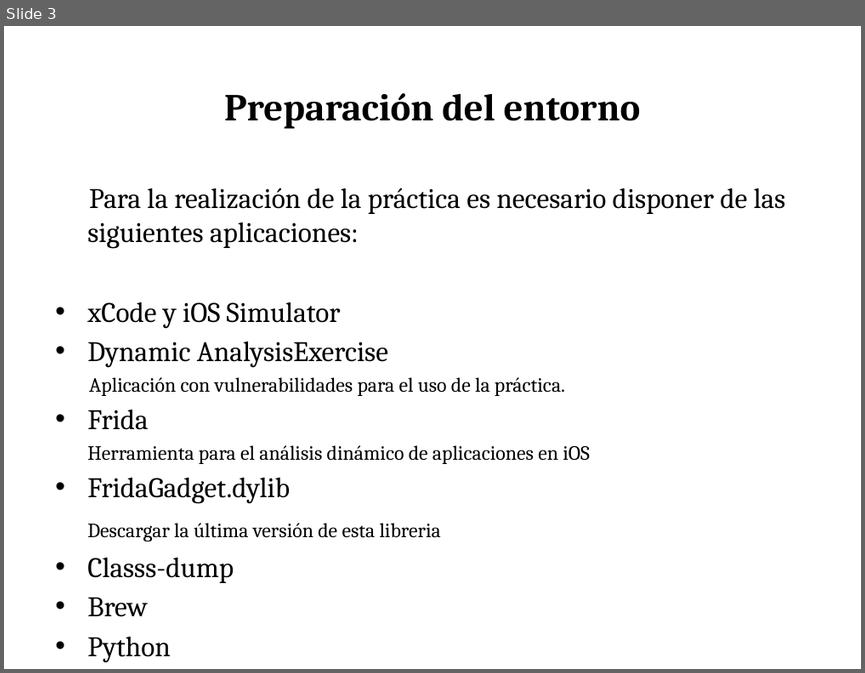
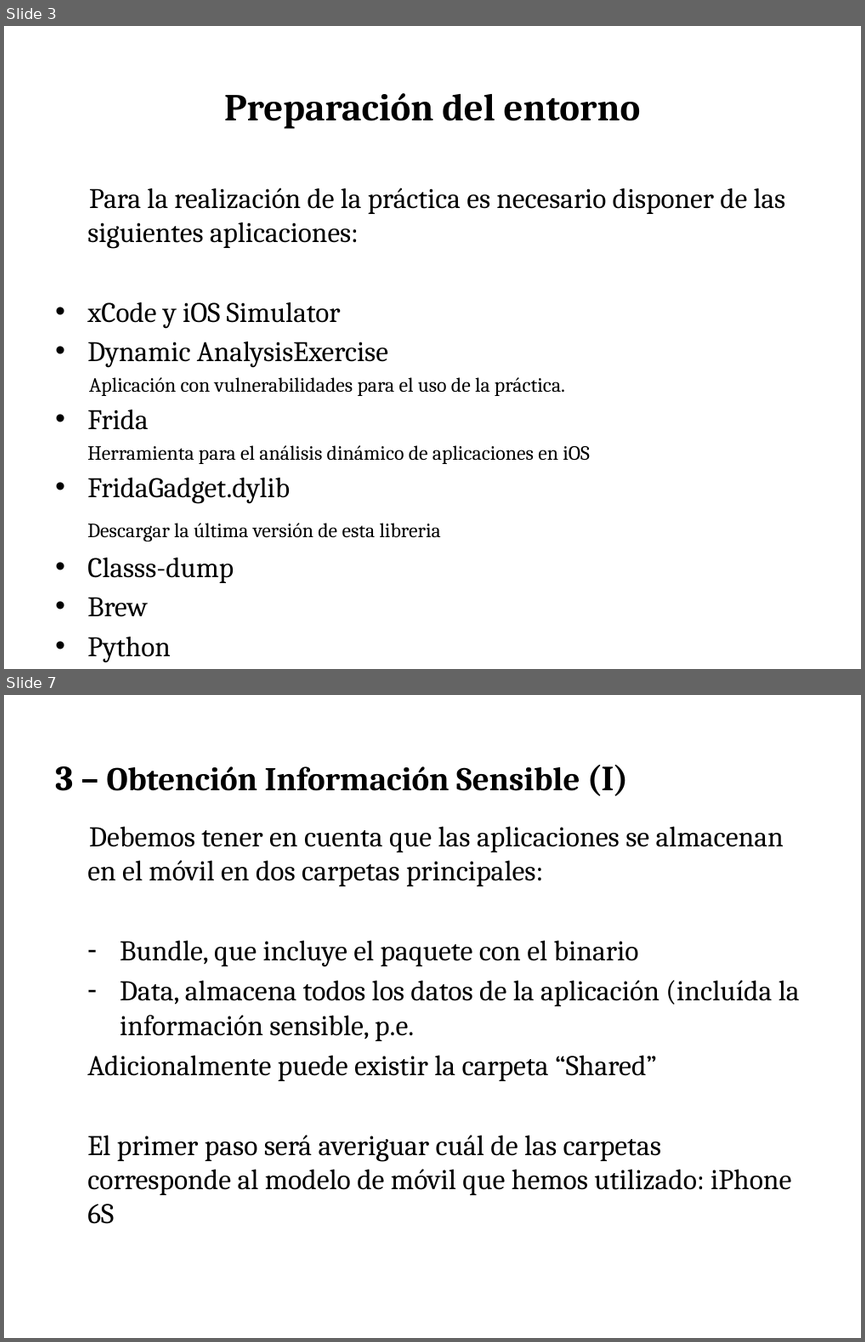
Before and after one commit to press1key/Sistemas-Ubicuos, a slide deck: Cybersecurity Management UPC - Sistemas Ubicuos iOS.pptx. Shown one above the other, each under a label of ours: slide 3 before the commit, slides 3 and 7 after it; the slides between them are not shown. The pictures are 865x673 and 865x1342 pixels, drawn with LibreOffice and Linux fonts; fonts in the diff are those of the drawing. Boxes give left, top, right and bottom in pixels: in the first picture for what was removed or moved away, otherwise in the second. Text is boxed around its words. In the diff, an @@ line names an element or a change of style, - is before the commit and + after.

```diff
--- a/Cybersecurity Management UPC - Sistemas Ubicuos iOS.pptx
+++ b/Cybersecurity Management UPC - Sistemas Ubicuos iOS.pptx
@@ slide 7 added at (4,695,861,1338), background #FFFFFF @@
@@ text added at (55,765,629,796), 27.8 pt, text #000000, bold @@
+3 – Obtención Información Sensible (I)
@@ text added at (87,826,800,1224), 24 pt, text #000000 @@
+Debemos tener en cuenta que las aplicaciones se almacenan en el móvil en dos carpetas principales:
+– Bundle, que incluye el paquete con el binario
+– Data, almacena todos los datos de la aplicación (incluída la información sensible, p.e.
+Adicionalmente puede existir la carpeta “Shared”
+El primer paso será averiguar cuál de las carpetas corresponde al modelo de móvil que hemos utilizado: iPhone 6S
```
Also in this commit, not shown: 1 slide changed, 12 other slides added.
